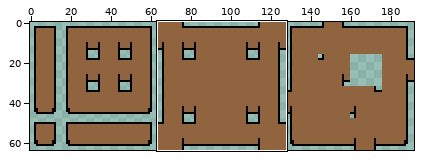
One commit to this pixel-art file: test/tileset.aseprite. Above, an overview of the earlier version with the close-up marked.
Close-up. The starting point:
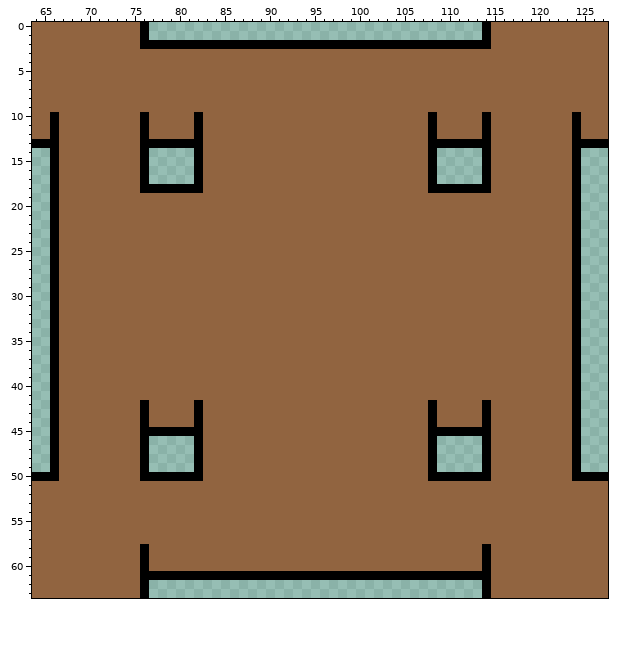
192x64 pixels, 1 frame. Colours within 5 levels of each other are drawn and written as one. Shown: x 64..127, y 0..63. The commit also changed other parts of the picture, which this record leaves out.
The result:
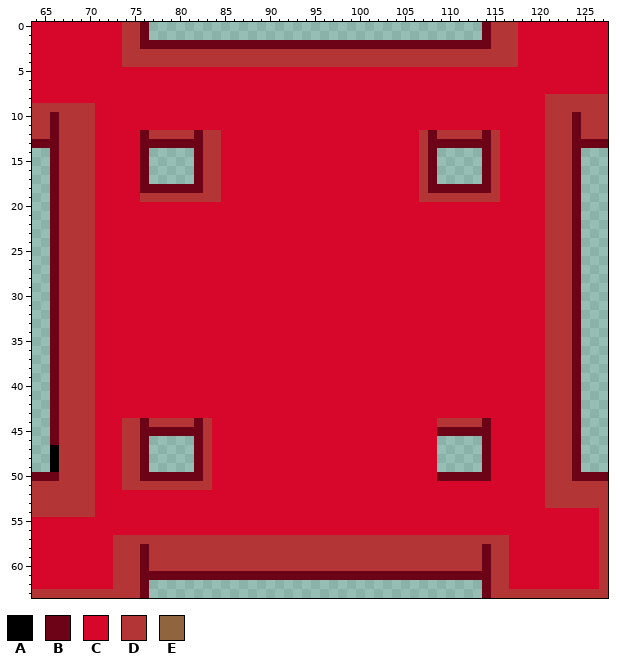
Palette (. is transparent): A #000000  B #6c0316  C #d6072b  D #b43535  E #916440
The edit:
layer "Brown Tileset/Brown Tileset" added
layer "Brown Tileset/Brown Tileset-col" added
layer "Default Bitmask" added
layer "Tilemap/Brown Tileset" removed
Changed rows in their new state; - is an unchanged pixel.
Layers "Default Bitmask", "Brown Tileset/Brown Tileset-col":
first column x 64:
 0 CCCCCCCCCCDDB-------------------------------------BDDDCCCCCCCCCC
 1 CCCCCCCCCCDDB-------------------------------------BDDDCCCCCCCCCC
 2 CCCCCCCCCCDDBBBBBBBBBBBBBBBBBBBBBBBBBBBBBBBBBBBBBBBDDDCCCCCCCCCC
 3 CCCCCCCCCCDDDDDDDDDDDDDDDDDDDDDDDDDDDDDDDDDDDDDDDDDDDDCCCCCCCCCC
 4 CCCCCCCCCCDDDDDDDDDDDDDDDDDDDDDDDDDDDDDDDDDDDDDDDDDDDDCCCCCCCCCC
 5 CCCCCCCCCCCCCCCCCCCCCCCCCCCCCCCCCCCCCCCCCCCCCCCCCCCCCCCCCCCCCCCC
 6 CCCCCCCCCCCCCCCCCCCCCCCCCCCCCCCCCCCCCCCCCCCCCCCCCCCCCCCCCCCCCCCC
 7 CCCCCCCCCCCCCCCCCCCCCCCCCCCCCCCCCCCCCCCCCCCCCCCCCCCCCCCCCCCCCCCC
 8 CCCCCCCCCCCCCCCCCCCCCCCCCCCCCCCCCCCCCCCCCCCCCCCCCCCCCCCCCDDDDDDD
 9 DDDDDDDCCCCCCCCCCCCCCCCCCCCCCCCCCCCCCCCCCCCCCCCCCCCCCCCCCDDDDDDD
10 DDBDDDDCCCCCCCCCCCCCCCCCCCCCCCCCCCCCCCCCCCCCCCCCCCCCCCCCCDDDBDDD
11 DDBDDDDCCCCCCCCCCCCCCCCCCCCCCCCCCCCCCCCCCCCCCCCCCCCCCCCCCDDDBDDD
12 DDBDDDDCCCCCBDDDDDBDDCCCCCCCCCCCCCCCCCCCCCCDBDDDDDBDCCCCCDDDBDDD
13 BBBDDDDCCCCCBBBBBBBDDCCCCCCCCCCCCCCCCCCCCCCDBBBBBBBDCCCCCDDDBBBB
14 --BDDDDCCCCCB-----BDDCCCCCCCCCCCCCCCCCCCCCCDB-----BDCCCCCDDDB---
15 --BDDDDCCCCCB-----BDDCCCCCCCCCCCCCCCCCCCCCCDB-----BDCCCCCDDDB---
16 --BDDDDCCCCCB-----BDDCCCCCCCCCCCCCCCCCCCCCCDB-----BDCCCCCDDDB---
17 --BDDDDCCCCCB-----BDDCCCCCCCCCCCCCCCCCCCCCCDB-----BDCCCCCDDDB---
18 --BDDDDCCCCCBBBBBBBDDCCCCCCCCCCCCCCCCCCCCCCDBBBBBBBDCCCCCDDDB---
19 --BDDDDCCCCCDDDDDDDDDCCCCCCCCCCCCCCCCCCCCCCDDDDDDDDDCCCCCDDDB---
20 --BDDDDCCCCCCCCCCCCCCCCCCCCCCCCCCCCCCCCCCCCCCCCCCCCCCCCCCDDDB---
21 --BDDDDCCCCCCCCCCCCCCCCCCCCCCCCCCCCCCCCCCCCCCCCCCCCCCCCCCDDDB---
22 --BDDDDCCCCCCCCCCCCCCCCCCCCCCCCCCCCCCCCCCCCCCCCCCCCCCCCCCDDDB---
23 --BDDDDCCCCCCCCCCCCCCCCCCCCCCCCCCCCCCCCCCCCCCCCCCCCCCCCCCDDDB---
24 --BDDDDCCCCCCCCCCCCCCCCCCCCCCCCCCCCCCCCCCCCCCCCCCCCCCCCCCDDDB---
25 --BDDDDCCCCCCCCCCCCCCCCCCCCCCCCCCCCCCCCCCCCCCCCCCCCCCCCCCDDDB---
26 --BDDDDCCCCCCCCCCCCCCCCCCCCCCCCCCCCCCCCCCCCCCCCCCCCCCCCCCDDDB---
27 --BDDDDCCCCCCCCCCCCCCCCCCCCCCCCCCCCCCCCCCCCCCCCCCCCCCCCCCDDDB---
28 --BDDDDCCCCCCCCCCCCCCCCCCCCCCCCCCCCCCCCCCCCCCCCCCCCCCCCCCDDDB---
29 --BDDDDCCCCCCCCCCCCCCCCCCCCCCCCCCCCCCCCCCCCCCCCCCCCCCCCCCDDDB---
30 --BDDDDCCCCCCCCCCCCCCCCCCCCCCCCCCCCCCCCCCCCCCCCCCCCCCCCCCDDDB---
31 --BDDDDCCCCCCCCCCCCCCCCCCCCCCCCCCCCCCCCCCCCCCCCCCCCCCCCCCDDDB---
32 --BDDDDCCCCCCCCCCCCCCCCCCCCCCCCCCCCCCCCCCCCCCCCCCCCCCCCCCDDDB---
33 --BDDDDCCCCCCCCCCCCCCCCCCCCCCCCCCCCCCCCCCCCCCCCCCCCCCCCCCDDDB---
34 --BDDDDCCCCCCCCCCCCCCCCCCCCCCCCCCCCCCCCCCCCCCCCCCCCCCCCCCDDDB---
35 --BDDDDCCCCCCCCCCCCCCCCCCCCCCCCCCCCCCCCCCCCCCCCCCCCCCCCCCDDDB---
36 --BDDDDCCCCCCCCCCCCCCCCCCCCCCCCCCCCCCCCCCCCCCCCCCCCCCCCCCDDDB---
37 --BDDDDCCCCCCCCCCCCCCCCCCCCCCCCCCCCCCCCCCCCCCCCCCCCCCCCCCDDDB---
38 --BDDDDCCCCCCCCCCCCCCCCCCCCCCCCCCCCCCCCCCCCCCCCCCCCCCCCCCDDDB---
39 --BDDDDCCCCCCCCCCCCCCCCCCCCCCCCCCCCCCCCCCCCCCCCCCCCCCCCCCDDDB---
40 --BDDDDCCCCCCCCCCCCCCCCCCCCCCCCCCCCCCCCCCCCCCCCCCCCCCCCCCDDDB---
41 --BDDDDCCCCCCCCCCCCCCCCCCCCCCCCCCCCCCCCCCCCCCCCCCCCCCCCCCDDDB---
42 --BDDDDCCCCCCCCCCCCCCCCCCCCCCCCCCCCCCCCCCCCCCCCCCCCCCCCCCDDDB---
43 --BDDDDCCCCCCCCCCCCCCCCCCCCCCCCCCCCCCCCCCCCCCCCCCCCCCCCCCDDDB---
44 --BDDDDCCCDDBDDDDDBDCCCCCCCCCCCCCCCCCCCCCCCCCDDDDDBCCCCCCDDDB---
45 --BDDDDCCCDDBBBBBBBDCCCCCCCCCCCCCCCCCCCCCCCCCBBBBBBCCCCCCDDDB---
46 --BDDDDCCCDDB-----BDCCCCCCCCCCCCCCCCCCCCCCCCC-----BCCCCCCDDDB---
47 ---DDDDCCCDDB-----BDCCCCCCCCCCCCCCCCCCCCCCCCC-----BCCCCCCDDDB---
48 ---DDDDCCCDDB-----BDCCCCCCCCCCCCCCCCCCCCCCCCC-----BCCCCCCDDDB---
49 ---DDDDCCCDDB-----BDCCCCCCCCCCCCCCCCCCCCCCCCC-----BCCCCCCDDDB---
50 BBBDDDDCCCDDBBBBBBBDCCCCCCCCCCCCCCCCCCCCCCCCCBBBBBBCCCCCCDDDBBBB
51 DDDDDDDCCCDDDDDDDDDDCCCCCCCCCCCCCCCCCCCCCCCCCCCCCCCCCCCCCDDDDDDD
52 DDDDDDDCCCCCCCCCCCCCCCCCCCCCCCCCCCCCCCCCCCCCCCCCCCCCCCCCCDDDDDDD
53 DDDDDDDCCCCCCCCCCCCCCCCCCCCCCCCCCCCCCCCCCCCCCCCCCCCCCCCCCDDDDDDD
54 DDDDDDDCCCCCCCCCCCCCCCCCCCCCCCCCCCCCCCCCCCCCCCCCCCCCCCCCCCCCCCCD
55 CCCCCCCCCCCCCCCCCCCCCCCCCCCCCCCCCCCCCCCCCCCCCCCCCCCCCCCCCCCCCCCD
56 CCCCCCCCCCCCCCCCCCCCCCCCCCCCCCCCCCCCCCCCCCCCCCCCCCCCCCCCCCCCCCCD
57 CCCCCCCCCDDDDDDDDDDDDDDDDDDDDDDDDDDDDDDDDDDDDDDDDDDDDCCCCCCCCCCD
58 CCCCCCCCCDDDBDDDDDDDDDDDDDDDDDDDDDDDDDDDDDDDDDDDDDBDDCCCCCCCCCCD
59 CCCCCCCCCDDDBDDDDDDDDDDDDDDDDDDDDDDDDDDDDDDDDDDDDDBDDCCCCCCCCCCD
60 CCCCCCCCCDDDBDDDDDDDDDDDDDDDDDDDDDDDDDDDDDDDDDDDDDBDDCCCCCCCCCCD
61 CCCCCCCCCDDDBBBBBBBBBBBBBBBBBBBBBBBBBBBBBBBBBBBBBBBDDCCCCCCCCCCD
62 CCCCCCCCCDDDB-------------------------------------BDDCCCCCCCCCCD
63 DDDDDDDDDDDDB-------------------------------------BDDDDDDDDDDDDD
Where, in picture pixels (left, top, right, bottom), the same in both close-ups:
changed: (32, 22, 608, 598)
